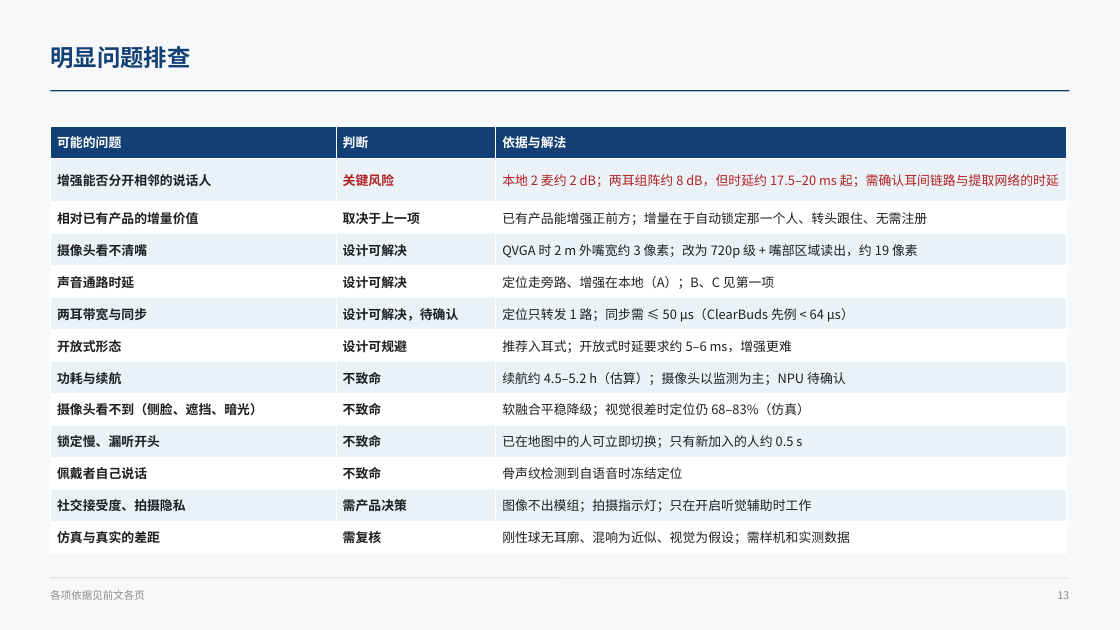
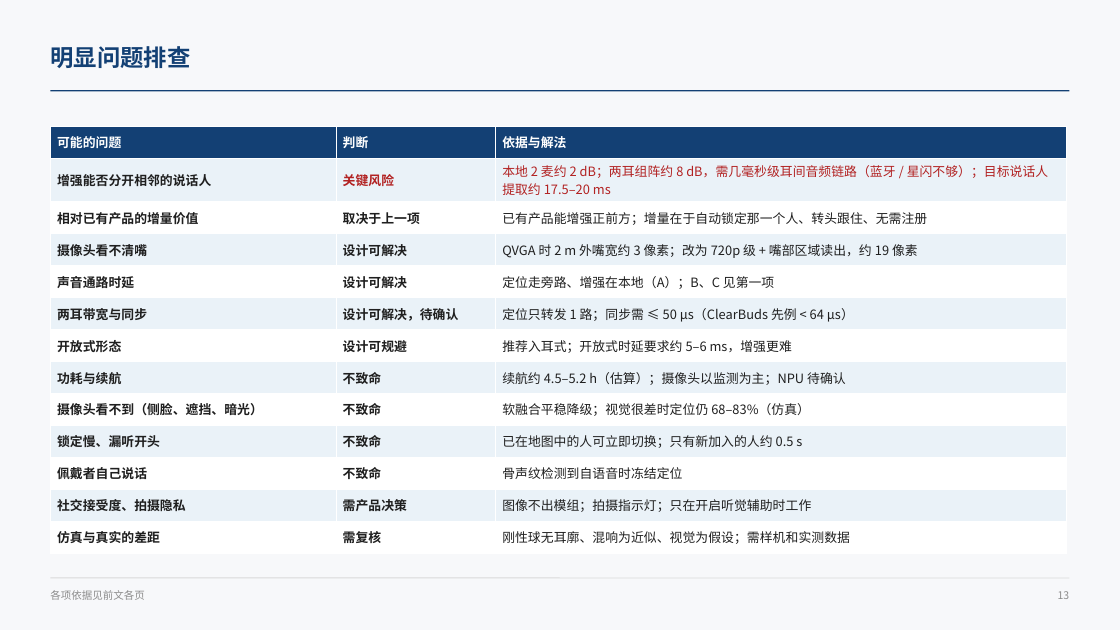
Before and after one commit to ZeroFoxxi/ssl-scene1, a slide deck: slide 13 of 02_耳机声源定位/耳机摄像头听觉辅助_整体设计方案.pptx. Drawn at 1120x630 pixels with LibreOffice and Linux fonts; fonts in the diff are those of the drawing. Boxes give left, top, right and bottom in pixels: in the first picture for what was removed or moved away, otherwise in the second. Text is boxed around its words. In the diff, an @@ line names an element or a change of style, - is before the commit and + after.

```diff
--- a/02_耳机声源定位/耳机摄像头听觉辅助_整体设计方案.pptx
+++ b/02_耳机声源定位/耳机摄像头听觉辅助_整体设计方案.pptx
@@ table at [50,126,1067,548] @@
-row 2, column 3: 本地 2 麦约 2 dB；两耳组阵约 8 dB，但时延约 17.5–20 ms 起；需确认耳间链路与提取网络的时延
+row 2, column 3: 本地 2 麦约 2 dB；两耳组阵约 8 dB，需几毫秒级耳间音频链路（蓝牙 / 星闪不够）；目标说话人提取约 17.5–20 ms
```
Also in this commit, not shown: 4 other slides changed, 5 other files.
